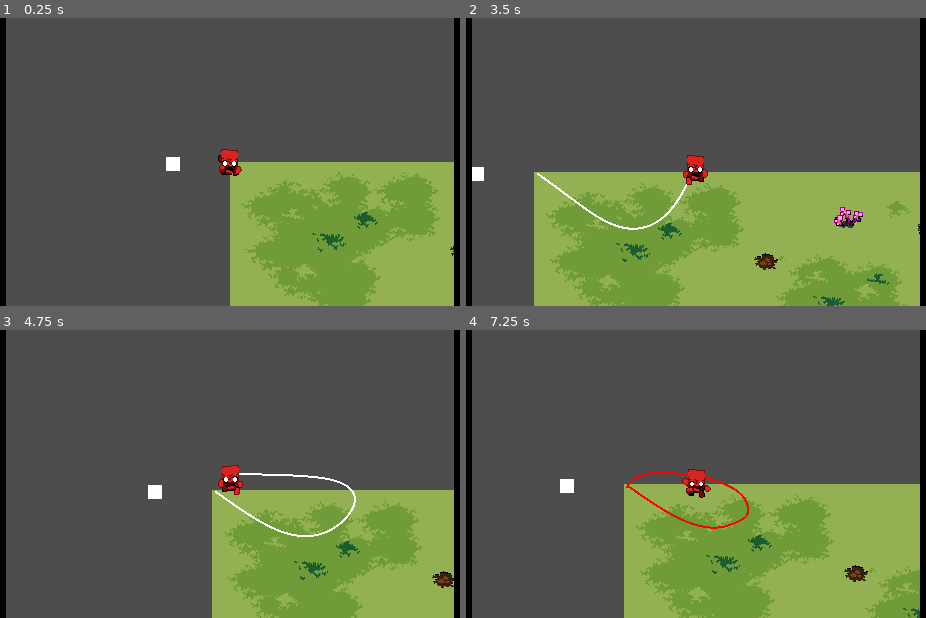
Above: before the commit, frames 1-4 (two rows, left to right).
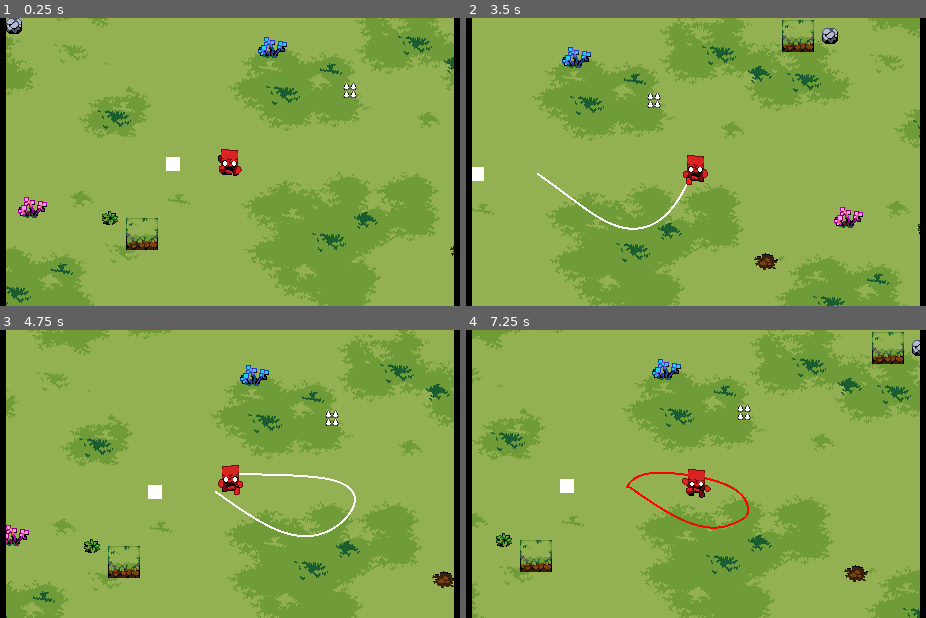
Above: after the commit, the same moments.

Repository: elementary-luke/GMTK2025
Game: Godot game, scene res://scenes/main.tscn
The game is run twice, just before and just after one commit, with the same random seed, the same clock (stepped at 60 frames per second) and the same inputs. The engine's default icon, where the game draws it, is replaced by a stand-in: a white triangle on a blue panel in a dark square.
Inputs:
- Up to frame 1 (0.25 s): no input
- Up to frame 2 (3.5 s): hold Right (right) 0.53-1.28 s; hold Space (main_action) 0.53-1.28 s; hold Down (down) 1.28-2.03 s; tap Space (main_action) at 1.35, 2.85 s; hold Right (right) 2.03-2.78 s; hold Space (main_action) 2.03-2.78 s; hold Up (up) from 2.78 s (still down)
- Up to frame 3 (4.75 s): release Up (up) at 3.53 s; hold Space (main_action) 3.53-4.28 s; hold Left (left) from 3.53 s (still down); tap Space (main_action) at 4.35 s
- Up to frame 4 (7.25 s): release Left (left) at 5.03 s; hold Down (down) 5.03-5.78 s; hold Space (main_action) 5.03-5.78 s; hold Right (right) 5.78-6.53 s; tap Space (main_action) at 5.85 s; hold Up (up) from 6.53 s (still down); hold Space (main_action) from 6.53 s (still down)

The runs differ from the first frame. In frame 1, 72% of the frame differs, in the area x 1-99%, y 0-100%; in frame 2, 58%; in frame 3, 73%; in frame 4, 67%.

Commit message:
meow meow meow meow

Diff:
--- a/scenes/main.tscn
+++ b/scenes/main.tscn
@@ -2,10 +2,10 @@
 
 [ext_resource type="Script" uid="uid://00n4kvs1h3nt" path="res://scripts/player.gd" id="1_0wfyh"]
 [ext_resource type="Script" uid="uid://bfuu4c4qs8520" path="res://scripts/main.gd" id="1_sugp2"]
+[ext_resource type="Script" uid="uid://ntk13ryo5hfv" path="res://scenes/map_generator.gd" id="2_o6xl0"]
 [ext_resource type="Texture2D" uid="uid://cow8dnirdlmtq" path="res://sprites/UI/sidebars.png" id="2_tefeu"]
 [ext_resource type="Texture2D" uid="uid://8uep7tduvakb" path="res://sprites/Player/run_forward.png" id="3_tbgi4"]
 [ext_resource type="Script" uid="uid://eb2gj4txc8t" path="res://rope.gd" id="4_jyhfs"]
-[ext_resource type="PackedScene" uid="uid://b5u7tcgchyiaw" path="res://scenes/rooms/room1.tscn" id="5_tbgi4"]
 
 [sub_resource type="AtlasTexture" id="AtlasTexture_tefeu"]
 atlas = ExtResource("3_tbgi4")
@@ -80,6 +80,9 @@
 [node name="Game" type="Node2D"]
 script = ExtResource("1_sugp2")
 
+[node name="MapGenerator" type="Node2D" parent="."]
+script = ExtResource("2_o6xl0")
+
 [node name="CanvasLayer" type="CanvasLayer" parent="."]
 offset = Vector2(256, 144)
 transform = Transform2D(1, 0, 0, 1, 256, 144)
@@ -131,6 +134,4 @@
 [node name="ScissorTimer" type="Timer" parent="."]
 wait_time = 5.0
 
-[node name="Room" parent="." instance=ExtResource("5_tbgi4")]
-
 [connection signal="timeout" from="ScissorTimer" to="." method="_on_scissor_timer_timeout"]
--- /dev/null
+++ b/scenes/map_generator.gd
@@ -0,0 +1,44 @@
+extends Node2D
+
+@export var room_scene = preload("res://scenes/rooms/room1.tscn")
+@export var room_size := Vector2i(512, 512)
+@export var generation_radius := 1  # Adjust as needed
+@export var cleanup_radius := 3     # Adjust as needed
+
+var spawned_rooms := {}
+var last_room := Vector2i(-9999, -9999)  # ensure first spawn triggers
+
+func _process(_delta):
+	if Global.player_position == null:
+		return
+
+	# Your version of current_room calculation (working for you)
+	var current_room = Vector2i(Global.player_position) / room_size
+
+	if current_room != last_room:
+		generate_rooms_around(current_room)
+		clean_up(current_room)
+		last_room = current_room
+
+func generate_rooms_around(center: Vector2i):
+	for x in range(-generation_radius, generation_radius + 1):
+		for y in range(-generation_radius, generation_radius + 1):
+			var coords = center + Vector2i(x, y)
+			if not spawned_rooms.has(coords):
+				spawn_room(coords)
+
+func spawn_room(coords: Vector2i):
+	var room = room_scene.instantiate()
+	room.position = coords * room_size
+	add_child(room)
+	spawned_rooms[coords] = room
+
+func clean_up(current_room: Vector2i):
+	var to_remove := []
+	for coords in spawned_rooms.keys():
+		if coords.distance_to(current_room) > cleanup_radius:
+			to_remove.append(coords)
+
+	for coords in to_remove:
+		spawned_rooms[coords].queue_free()
+		spawned_rooms.erase(coords)
--- a/scripts/global.gd
+++ b/scripts/global.gd
@@ -3,6 +3,8 @@
 var Root
 var Player
 var Rope
+
+var player_position : Vector2
 
 var cut_line = preload("res://scenes/cut_line.tscn")
 
--- a/scripts/player.gd
+++ b/scripts/player.gd
@@ -12,6 +12,7 @@
 	Global.Player = self
 
 func update(delta: float) -> void:
+	Global.player_position = global_position
 
 	var intent = Vector2.ZERO
 	intent.x = int(Input.is_action_pressed("right")) - int(Input.is_action_pressed("left"))
Not shown, added: scenes/map_generator.gd.uid
